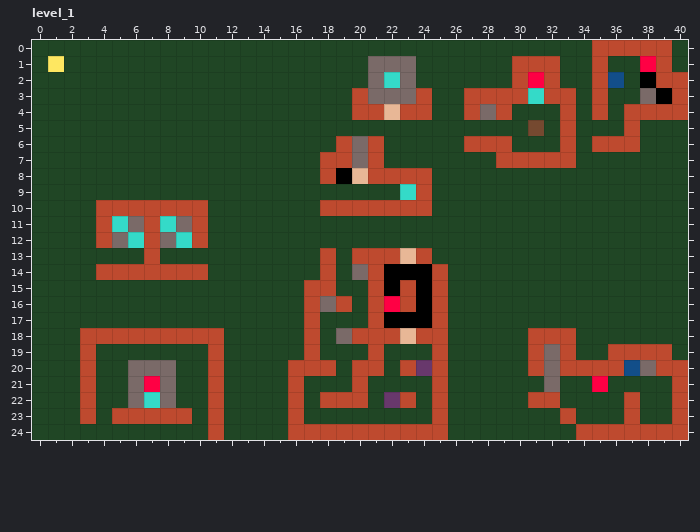
One commit to this LDtk project: data/level.ldtk. Above: the version before the commit.
Cells are 4x4 px. Shown: level_1 x 0..40, y 0..24.
After:
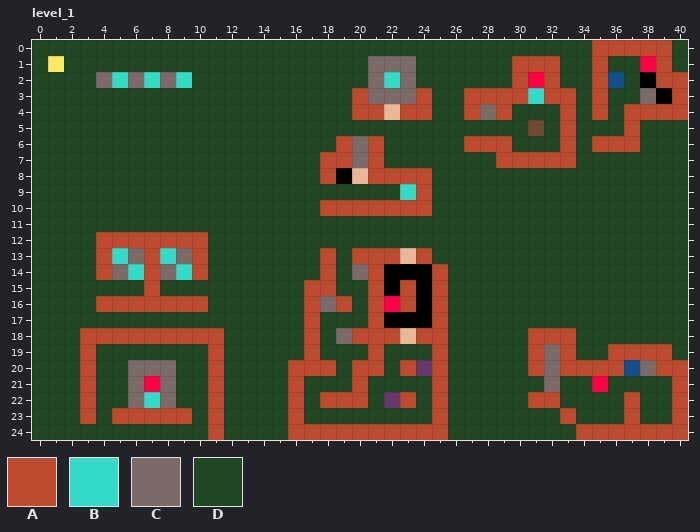
Key: from "tiles": A 2 "bedrock", B 3 "diamond", C 4 "rock", D 5 "grass".
_ is an empty cell.
Edits made:
Layer "tiles":
y 2: x 4..9 DDDDDD -> CBCBCB
y 10: x 4..10 AAAAAAA -> DDDDDDD
y 11: x 4..10 ABCABCA -> DDDDDDD
y 12: x 5..6 CB -> AA; x 8..9 CB -> AA
y 13: x 4..6 DDD -> ABC; x 8..10 DDD -> BCA
y 14: x 5..6 AA -> CB; x 8..9 AA -> CB
y 15: x 7 D -> A
y 16: x 4..10 DDDDDDD -> AAAAAAA
Boxes around the changes in both pictures, in picture pixels (x1, y1, x2, y2):
changed: (96, 72, 192, 88)
changed: (96, 200, 208, 312)
